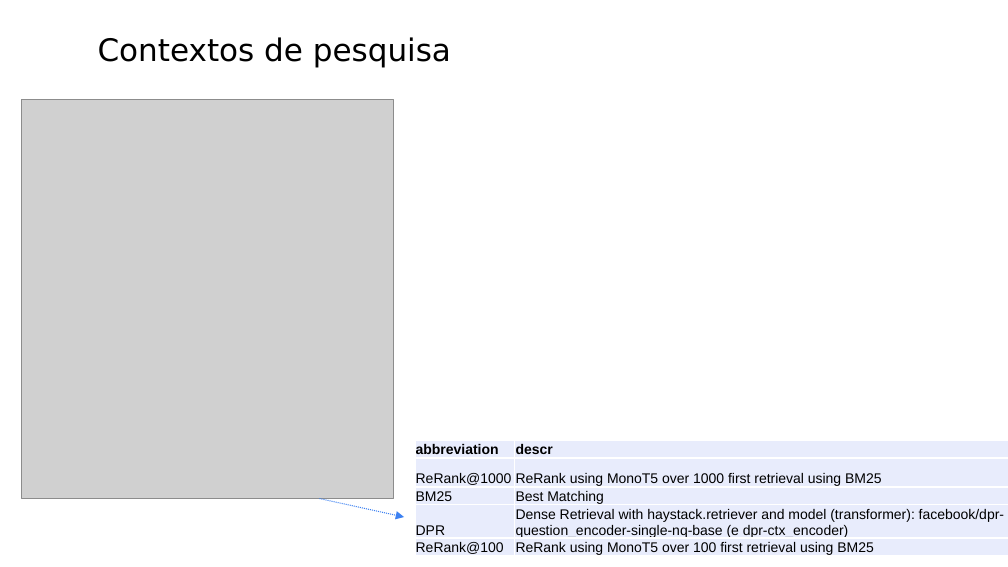
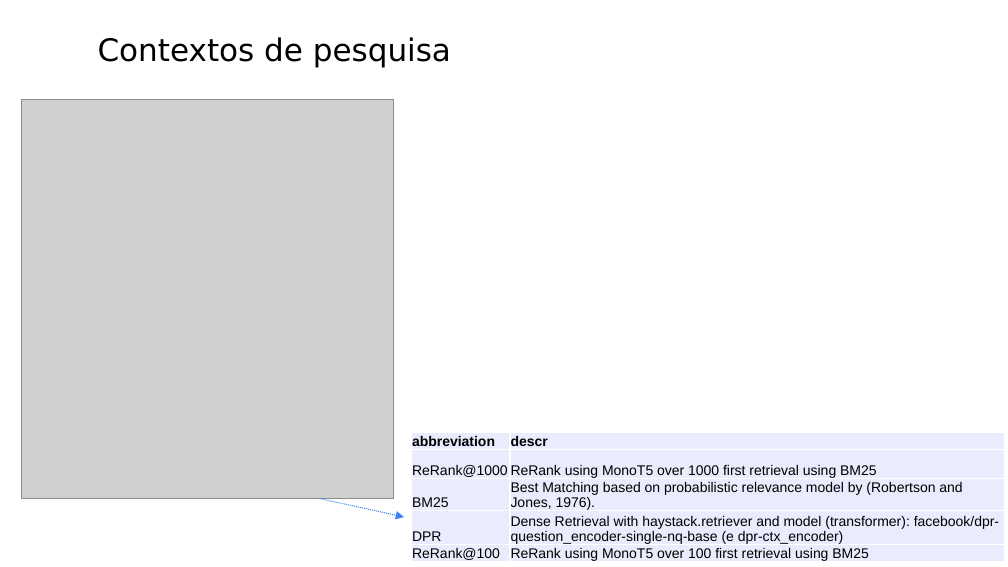
Before and after one commit to leonardo3108/robustez-query, a slide deck: slide 12 of docs/presentations/Apresentação 3 - 20211124.pptx. Drawn at 1008x567 pixels with LibreOffice and Linux fonts; fonts in the diff are those of the drawing; grey boxes stand for pictures. Boxes give left, top, right and bottom in pixels: in the first picture for what was removed or moved away, otherwise in the second. Text is boxed around its words. In the diff, an @@ line names an element or a change of style, - is before the commit and + after.

```diff
--- a/docs/presentations/Apresentação 3 - 20211124.pptx
+++ b/docs/presentations/Apresentação 3 - 20211124.pptx
@@ table at box(411, 432, 1005, 565) @@
-row 3, column 2: Best Matching
+row 3, column 2: Best Matching based on probabilistic relevance model by (Robertson and Jones, 1976).
@@ table: place and size @@
-table at box(415, 440, 1008, 559)
+table at box(411, 432, 1005, 565)
```
Also in this commit, not shown: 1 other slide changed, 1 slide added.
